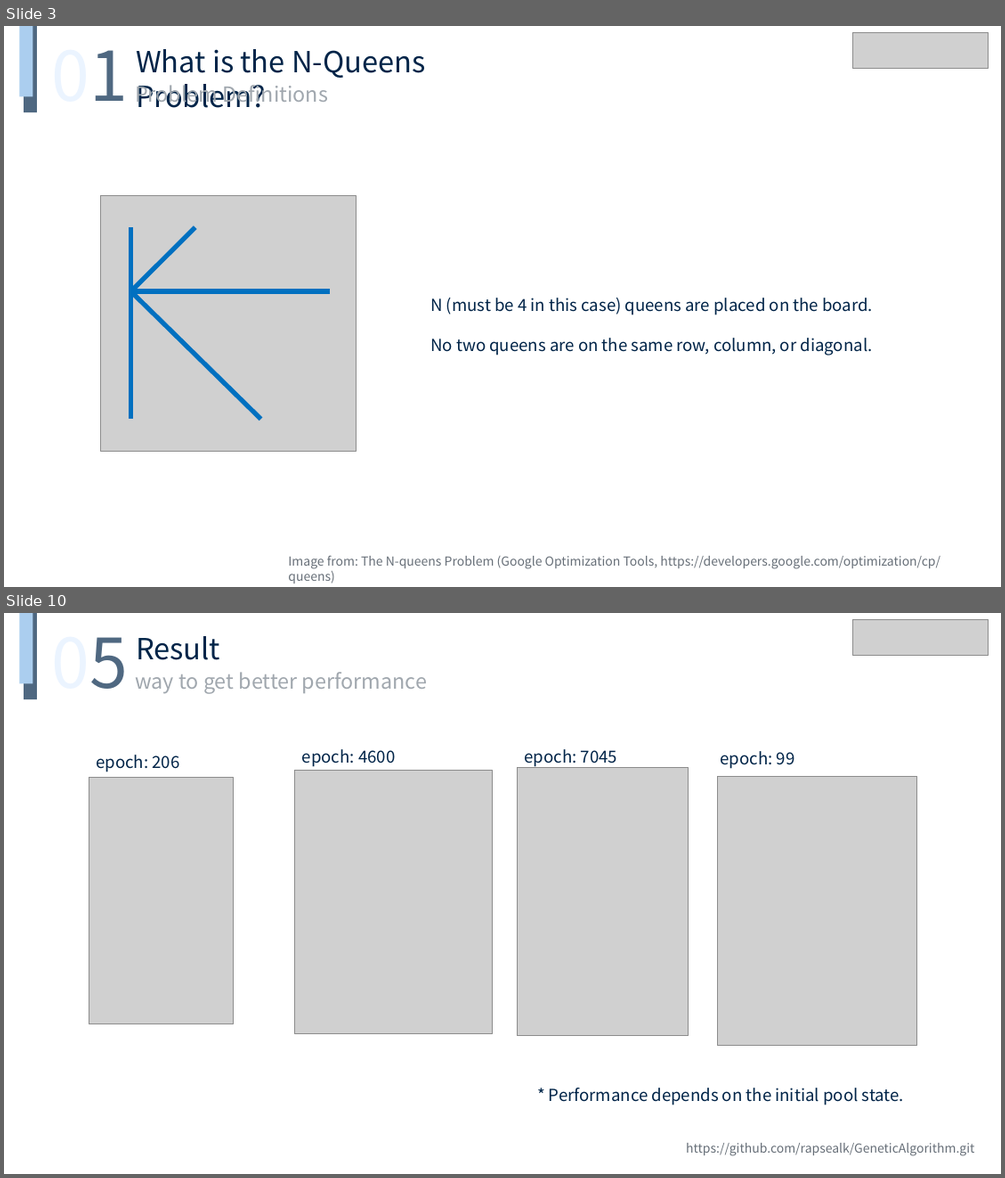
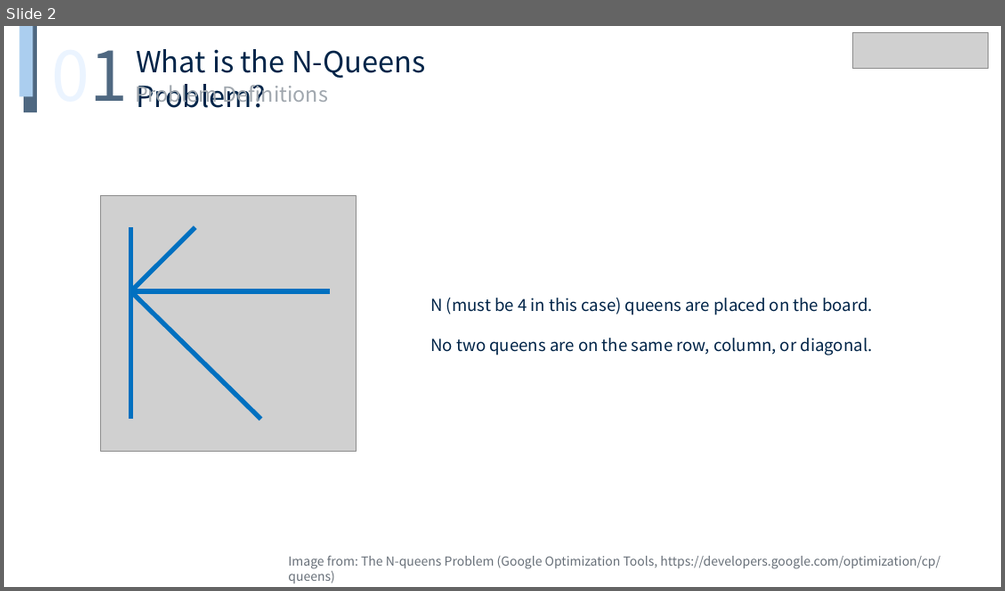
Before and after one commit to rapsealk/GeneticAlgorithm, a slide deck: ppt/NQueens.pptx. Shown one above the other, each under a label of ours: slides 3 and 10 before the commit, slide 2 after it; the slides between them are not shown. The pictures are 1005x1178 and 1005x591 pixels, drawn with LibreOffice and Linux fonts; fonts in the diff are those of the drawing; grey boxes stand for pictures. Boxes give left, top, right and bottom in pixels: in the first picture for what was removed or moved away, otherwise in the second. Text is boxed around its words. In the diff, an @@ line names an element or a change of style, - is before the commit and + after.

```diff
--- a/ppt/NQueens.pptx
+++ b/ppt/NQueens.pptx
@@ slide 10 removed at (x1=4, y1=613, x2=1001, y2=1174), background #FFFFFF @@
@@ group removed at (x1=20, y1=613, x2=427, y2=699): 3 texts, 2 rectangles @@
-05
-Result
-way to get better performance
@@ picture removed at (x1=853, y1=619, x2=988, y2=655) @@
@@ text removed at (x1=96, y1=755, x2=180, y2=772) @@
-epoch: 206
@@ picture removed at (x1=295, y1=770, x2=493, y2=1033) @@
@@ text removed at (x1=302, y1=749, x2=395, y2=767) @@
-epoch: 4600
@@ picture removed at (x1=517, y1=768, x2=688, y2=1036) @@
@@ text removed at (x1=525, y1=749, x2=617, y2=768) @@
-epoch: 7045
@@ text removed at (x1=720, y1=751, x2=795, y2=769) @@
-epoch: 99
@@ picture removed at (x1=89, y1=777, x2=233, y2=1024) @@
@@ picture removed at (x1=718, y1=776, x2=918, y2=1046) @@
@@ text removed at (x1=549, y1=1087, x2=904, y2=1105) @@
-* Performance depends on the initial pool state.
@@ text removed at (x1=686, y1=1143, x2=974, y2=1156) @@
-https://github.com/rapsealk/GeneticAlgorithm.git
@@ what was slide 3 is now slide 2 @@
```
Also in this commit, not shown: 4 slides changed, 3 slides added, 4 other slides removed, 3 other files.
